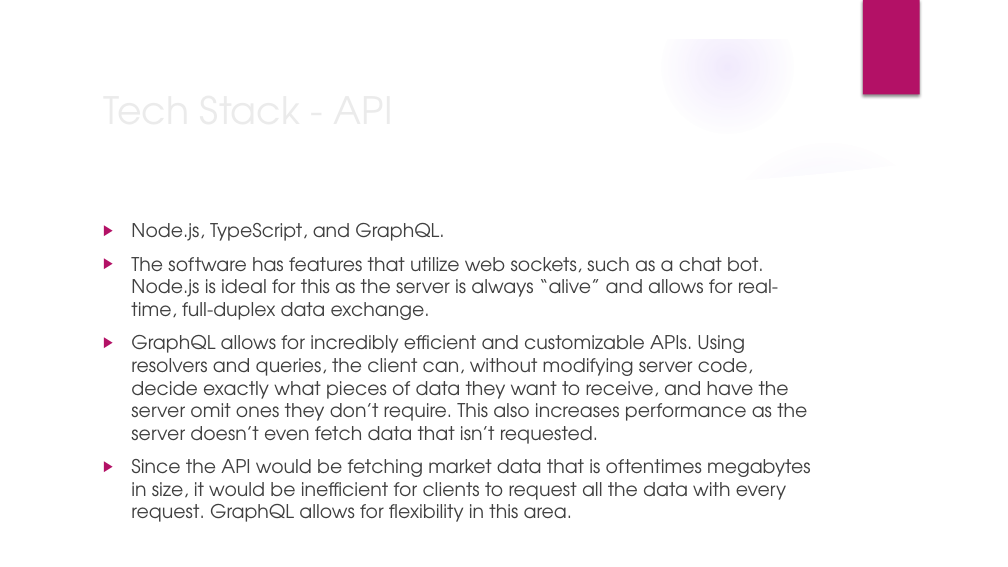
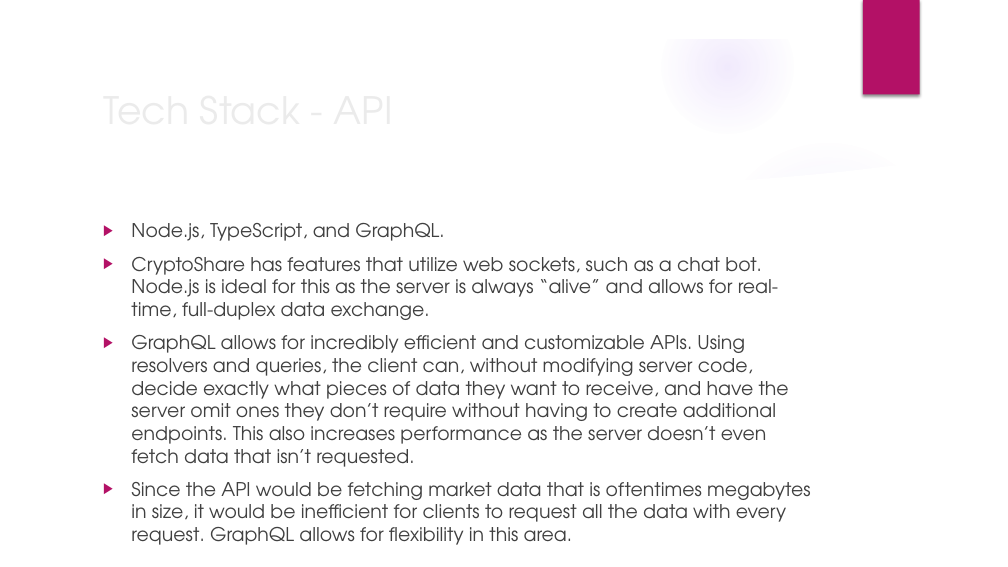
Before and after one commit to Xtrendence/CryptoShare, a slide deck: slide 5 of docs/Meetings/3/3.pptx. Drawn at 1008x567 pixels with LibreOffice and Linux fonts; fonts in the diff are those of the drawing; background and template pictures are left out. Boxes give left, top, right and bottom in pixels: in the first picture for what was removed or moved away, otherwise in the second. Text is boxed around its words. In the diff, an @@ line names an element or a change of style, - is before the commit and + after.

```diff
--- a/docs/Meetings/3/3.pptx
+++ b/docs/Meetings/3/3.pptx
@@ text at (x1=131, y1=257, x2=789, y2=467): text changed @@
-▶ The software has features that utilize web sockets, such as a chat bot. Node.js is ideal for this as the server is always “alive” and allows for real-time, full-duplex data exchange.
-▶ GraphQL allows for incredibly efficient and customizable APIs. Using resolvers and queries, the client can, without modifying server code, decide exactly what pieces of data they want to receive, and have the server omit ones they don’t require. This also increases performance as the server doesn’t even fetch data that isn’t requested.
+▶ CryptoShare has features that utilize web sockets, such as a chat bot. Node.js is ideal for this as the server is always “alive” and allows for real-time, full-duplex data exchange.
+▶ GraphQL allows for incredibly efficient and customizable APIs. Using resolvers and queries, the client can, without modifying server code, decide exactly what pieces of data they want to receive, and have the server omit ones they don’t require without having to create additional endpoints. This also increases performance as the server doesn’t even fetch data that isn’t requested.
```
Also in this commit, not shown: 5 other slides changed, 1 slide removed.
